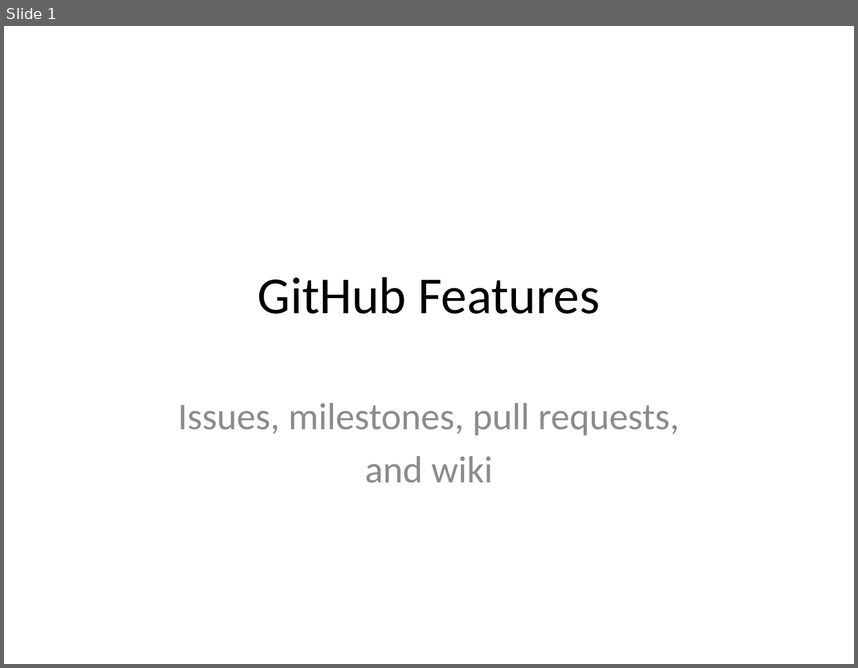
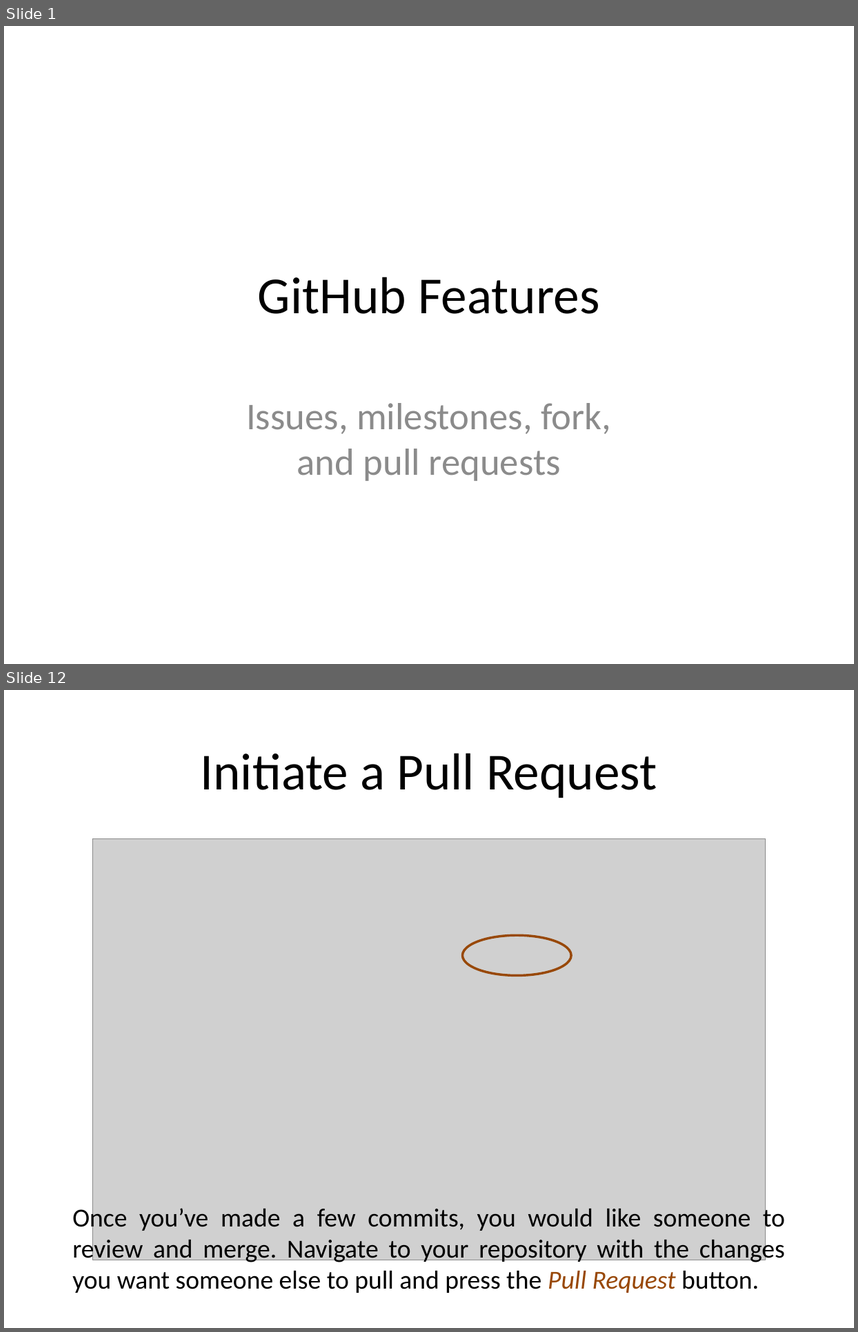
Before and after one commit to abergitdemo/git_demo, a slide deck: slides/github_features.pptx. Shown one above the other, each under a label of ours: slide 1 before the commit, slides 1 and 12 after it; the slides between them are not shown. The pictures are 858x668 and 858x1332 pixels, drawn with LibreOffice and Linux fonts; fonts in the diff are those of the drawing; grey boxes stand for pictures. Boxes give left, top, right and bottom in pixels: in the first picture for what was removed or moved away, otherwise in the second. Text is boxed around its words. In the diff, an @@ line names an element or a change of style, - is before the commit and + after.

```diff
--- a/slides/github_features.pptx
+++ b/slides/github_features.pptx
@@ slide 12 added at (4,690,854,1328), background #FFFFFF @@
@@ title added at (200,753,657,798), 44 pt, text #000000 @@
+Initiate a Pull Request
@@ picture added at (92,839,766,1259) @@
@@ ellipse added at (462,935,571,975), outline #984807 2 pt @@
@@ text added at (72,1204,785,1292), 22 pt, text #000000 @@
+Once you’ve made a few commits, you would like someone to review and merge. Navigate to your repository with the changes you want someone else to pull and press the Pull Request button.
@@ slide 1 changed as well @@
@@ subtitle at (246,403,611,481): text changed @@
-Issues, milestones, pull requests,
-and wiki
+Issues, milestones, fork,
+and pull requests
```
Also in this commit, not shown: 13 other slides added, 1 slide removed, 19 other files.
